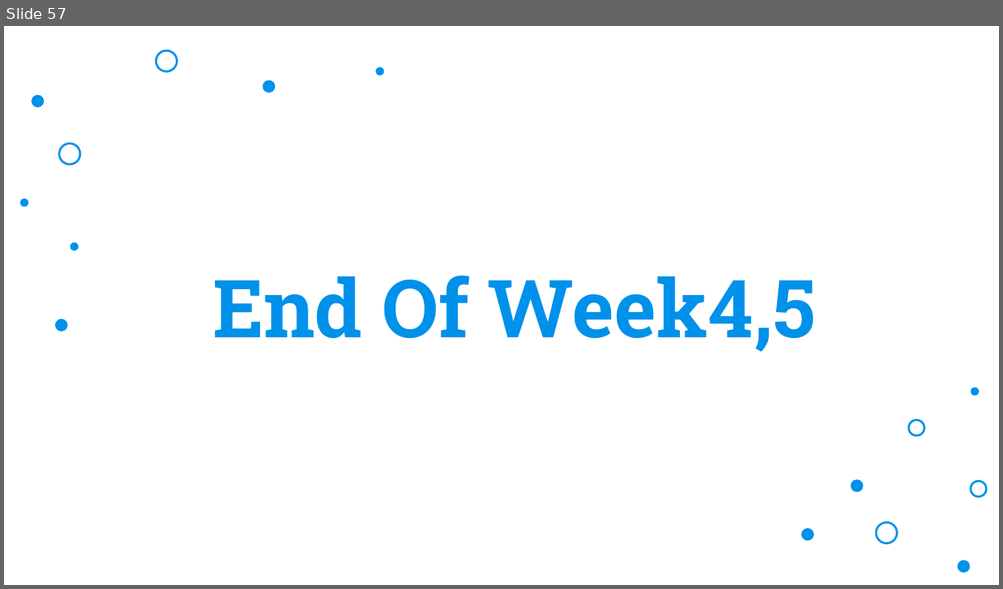
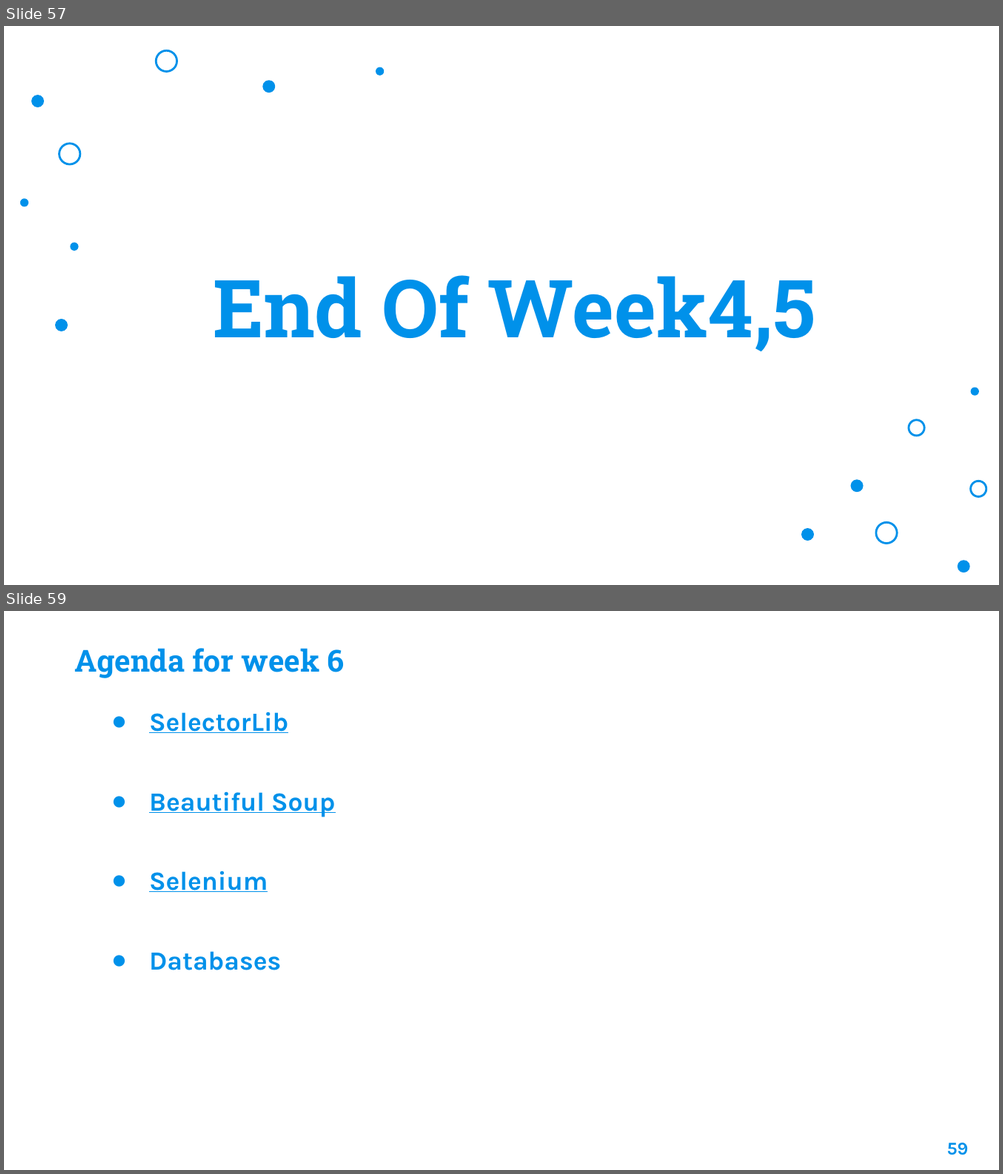
Before and after one commit to Huzaifa1910/TMC-Data-Classes, a slide deck: Data Engineering.pptx. Shown one above the other, each under a label of ours: slide 57 before the commit, slides 57 and 59 after it; the slides between them are not shown. The pictures are 1003x589 and 1003x1174 pixels, drawn with LibreOffice and Linux fonts; fonts in the diff are those of the drawing; background and template pictures are left out. Boxes give left, top, right and bottom in pixels: in the first picture for what was removed or moved away, otherwise in the second. Text is boxed around its words. In the diff, an @@ line names an element or a change of style, - is before the commit and + after.

```diff
--- a/Data Engineering.pptx
+++ b/Data Engineering.pptx
@@ slide 59 added at (4,611,999,1170), background picture (left out) @@
@@ title added at (74,648,344,678), 22 pt, text #0091EA, bold @@
+Agenda for week 6
@@ text added at (149,712,335,971), 19 pt, text #0091EA, bold, underline @@
+● SelectorLib
+● Beautiful Soup
+● Selenium
+● Databases
@@ page number added at (947,1143,968,1156), 13 pt, text #0091EA, bold @@
+59
```
Also in this commit, not shown: 2 slides changed, 5 other slides added, 14 other files.
